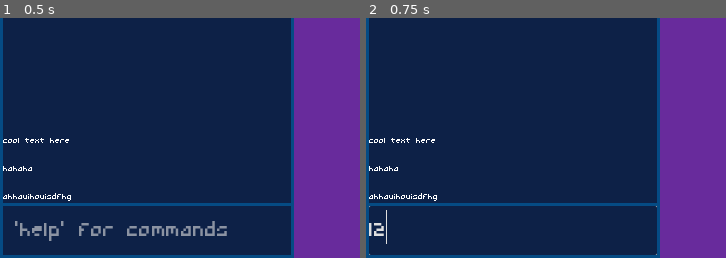
Above: before the commit, frames 1-2 (left to right).
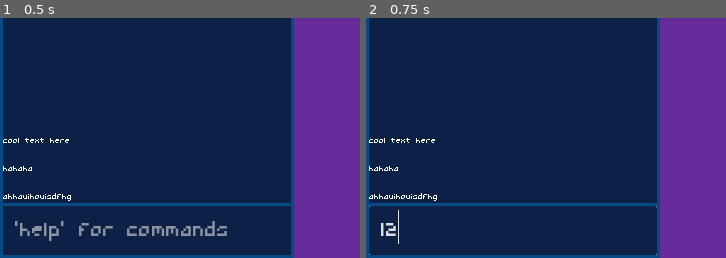
Above: after the commit, the same moments.

Repository: BoopEnthusiast/Micro-Jam-15
Game: Godot game, scene res://scenes/main.tscn
Same seed, same stepped clock (60 frames per second), same inputs: the game is played once before the commit and once after it.
Inputs (mouse positions are % of the whole screen's width and height, from its top left):
- Up to frame 1 (0.5 s): no input
- Up to frame 2 (0.75 s): click (20, 94) at 0.52 s; type "12" at 0.6 s
The pictures show only the part of the screen within x 0-50%, y 50-100%; the shares and areas given below are measured in that part.

Frame 1 is identical in both runs. In frame 2, 0.3% of the frame differs, in the area x 0-10%, y 80-95%.

Commit message:
terminal stuff

Diff:
--- a/scripts/terminal.gd
+++ b/scripts/terminal.gd
@@ -1,10 +1,28 @@
 extends TextEdit
+
+
+var last_caret_column: int
 
 
 func _on_text_changed():
 	if not text.begins_with(" "):
-		text.insert(0, " ")
+		text = " " + text
 
+	if len(text) <= 1:
+		text = ""
+		return
+
+	if len(text) == 2:
+		set_caret_column(2)
+
+	if text.contains("\n"):
+		text = text.replace("\n", "")
+		set_caret_column(last_caret_column)
+
+	last_caret_column = get_caret_column()
 
 func _on_caret_changed():
-	get_caret_column()
+	if get_caret_column() < 1:
+		set_caret_column(1)
+
+	last_caret_column = get_caret_column()
